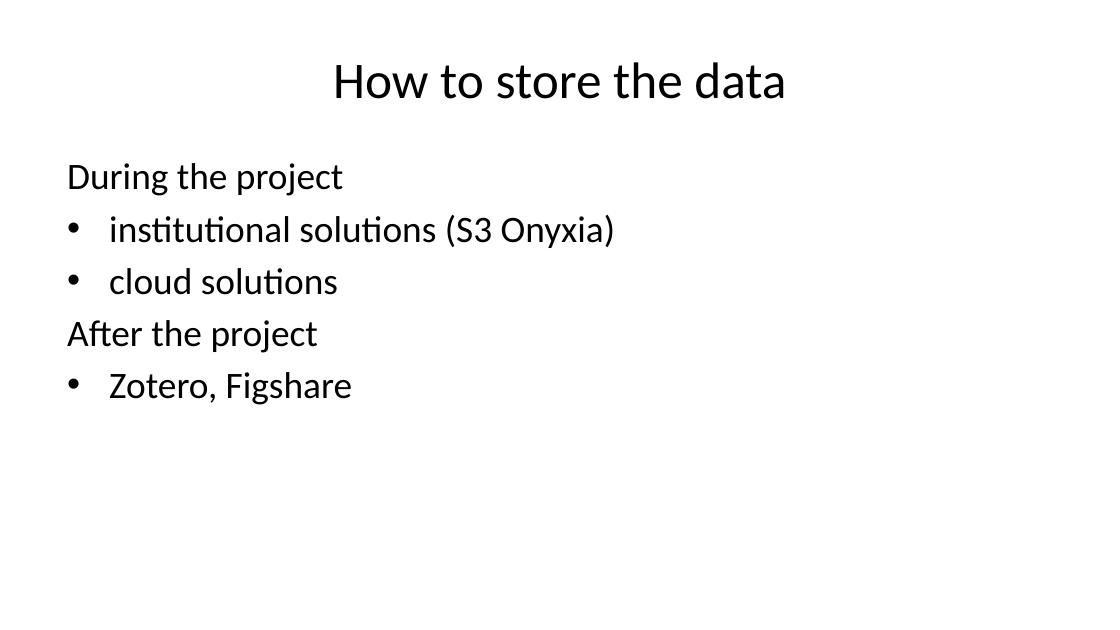
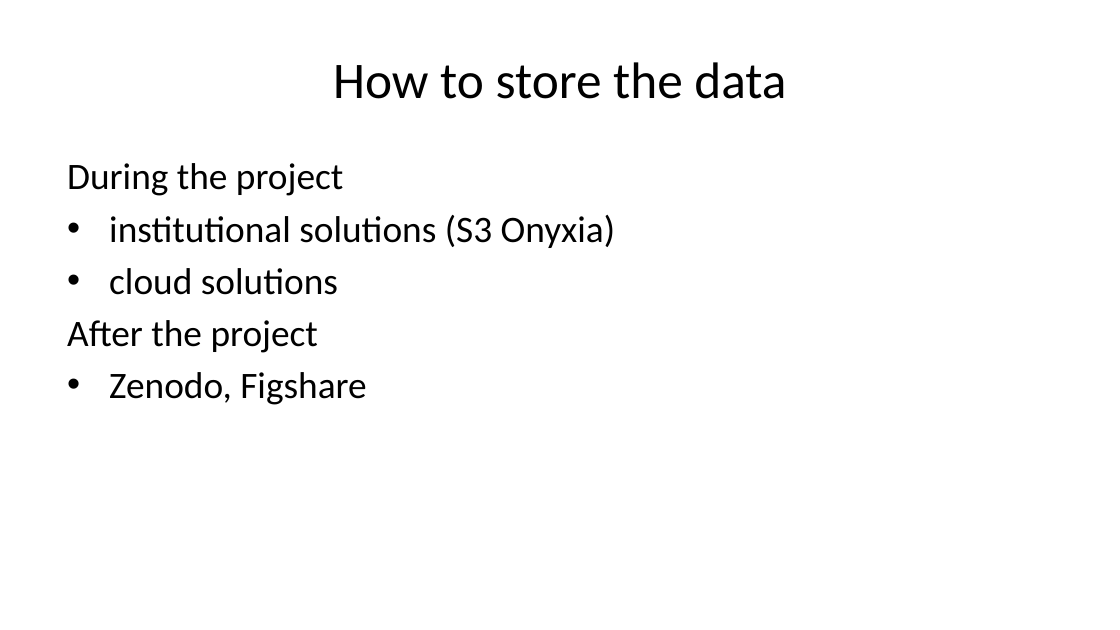
Before and after one commit to emilienschultz/pia-dataproject-2025, a slide deck: slide 55 of S1_Starting_data_science_project.pptx. Drawn at 1120x630 pixels with LibreOffice and Linux fonts; fonts in the diff are those of the drawing. Boxes give left, top, right and bottom in pixels: in the first picture for what was removed or moved away, otherwise in the second. Text is boxed around its words. In the diff, an @@ line names an element or a change of style, - is before the commit and + after.

```diff
--- a/S1_Starting_data_science_project.pptx
+++ b/S1_Starting_data_science_project.pptx
@@ text at box(109, 372, 366, 405): text changed @@
-• Zotero, Figshare
+• Zenodo, Figshare
```
Also in this commit, not shown: 1 other slide changed.
